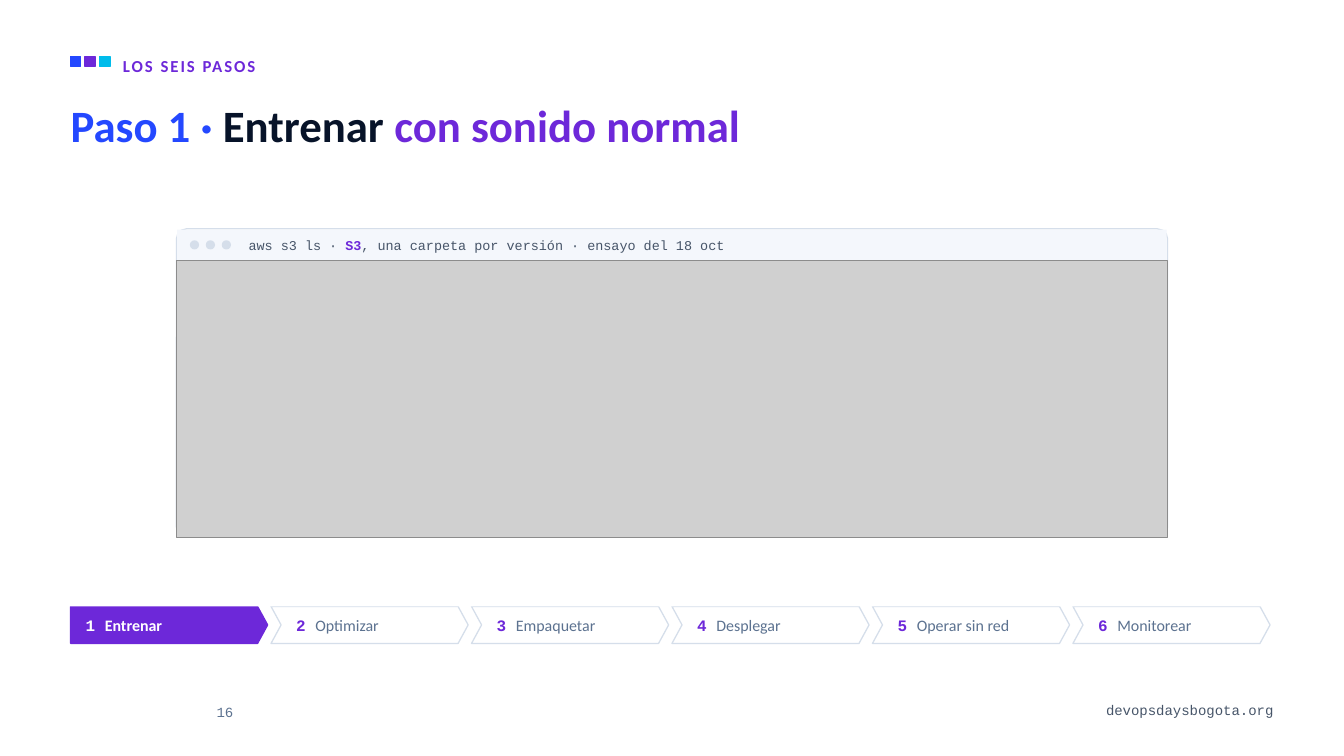
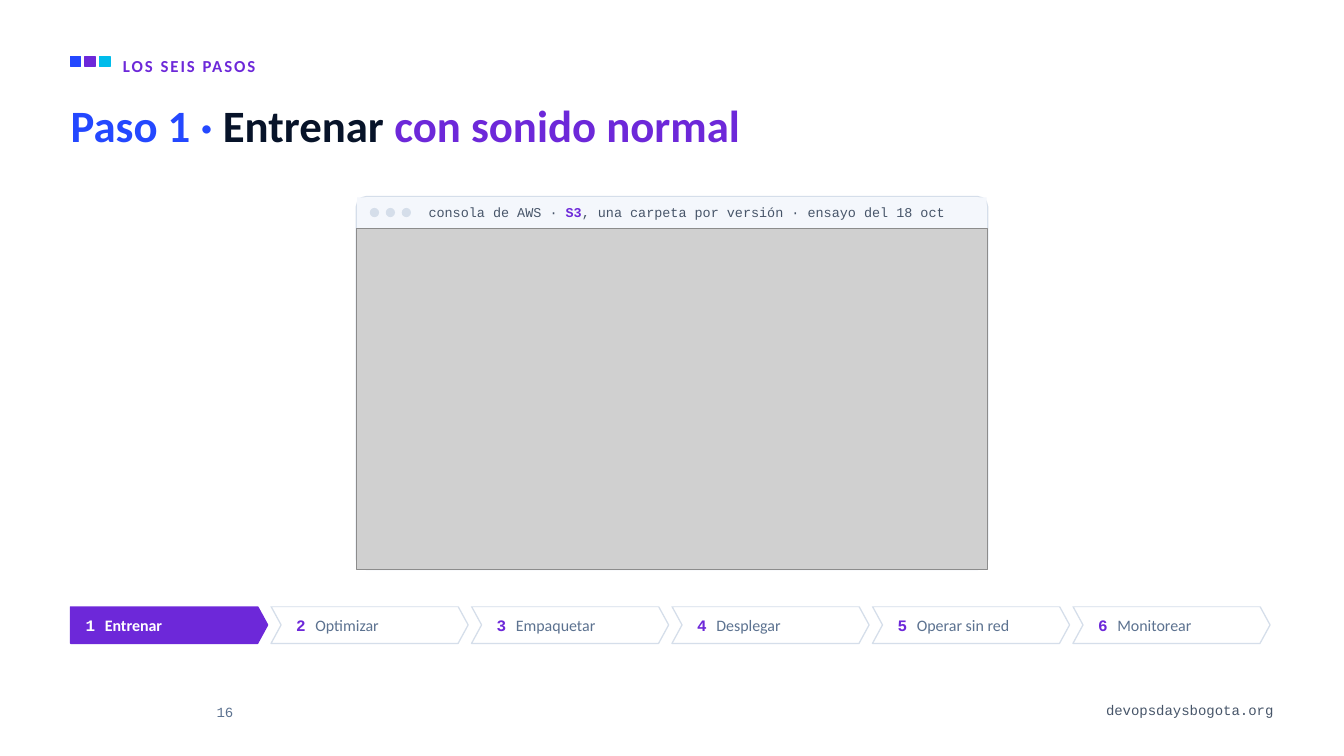
Before and after one commit to alejandro945/mlops-a-ciegas, a slide deck: slide 16 of talk/MLOps-a-ciegas-DevOpsDays-Bogota-2026.pptx. Drawn at 1344x756 pixels with LibreOffice and Linux fonts; fonts in the diff are those of the drawing; grey boxes stand for pictures; background and template pictures are left out. Boxes give left, top, right and bottom in pixels: in the first picture for what was removed or moved away, otherwise in the second. Text is boxed around its words. In the diff, an @@ line names an element or a change of style, - is before the commit and + after.

```diff
--- a/talk/MLOps-a-ciegas-DevOpsDays-Bogota-2026.pptx
+++ b/talk/MLOps-a-ciegas-DevOpsDays-Bogota-2026.pptx
@@ rounded rectangle: place and size @@
-rounded rectangle at <box>176,229,1168,537</box>
+rounded rectangle at <box>357,197,988,570</box>
@@ rounded rectangle at <box>357,197,988,570</box>: proportions changed @@
@@ rectangle: place and size @@
-rectangle at <box>177,230,1168,261</box>
+rectangle at <box>357,198,987,229</box>
@@ 3 rounded rectangles: place and size @@
-3 rounded rectangles at <box>190,240,231,249</box>
+3 rounded rectangles at <box>370,208,411,217</box>
@@ text at <box>429,208,944,220</box>: text changed @@
-aws s3 ls · S3, una carpeta por versión · ensayo del 18 oct
+consola de AWS · S3, una carpeta por versión · ensayo del 18 oct
@@ picture: place and size @@
-picture at <box>176,261,1168,537</box>
+picture at <box>357,229,988,570</box>
```
Also in this commit, not shown: 5 other slides changed, 11 other files.
